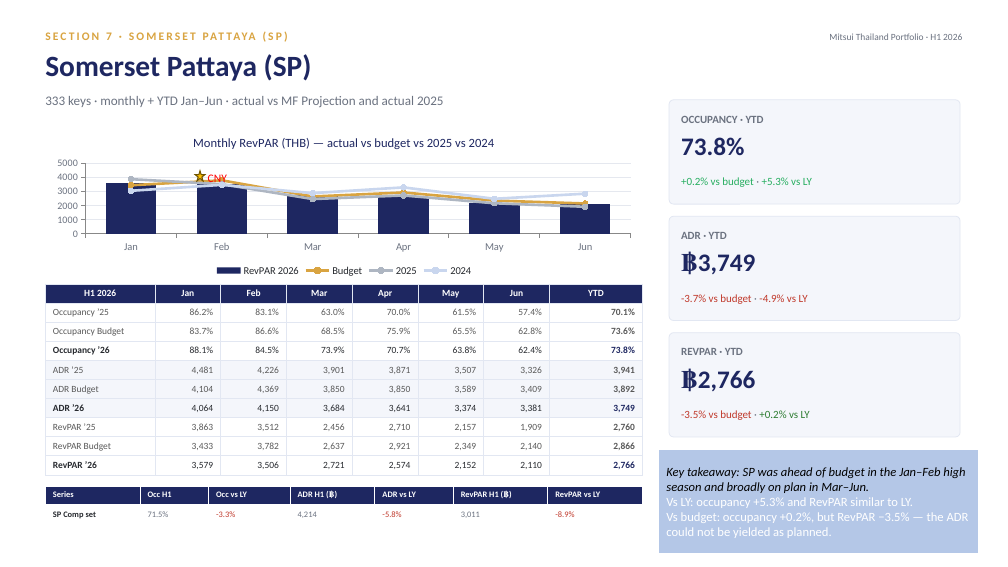
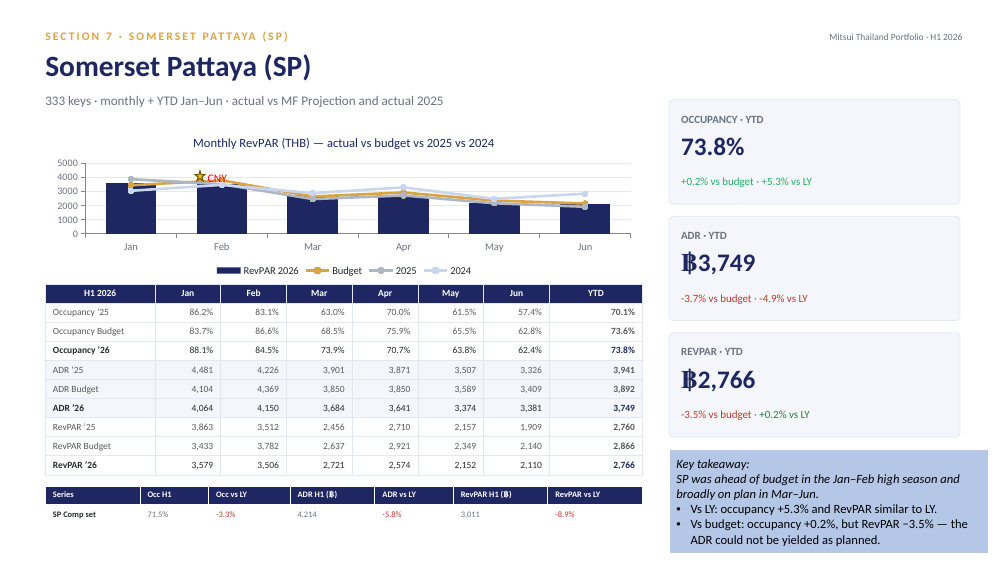
Before and after one commit to Chavin2543/mae-workspace, a slide deck: slide 31 of output/Portfolio_Performance_Report_H1-2026.pptx. Drawn at 1008x567 pixels with LibreOffice and Linux fonts; fonts in the diff are those of the drawing. Boxes give left, top, right and bottom in pixels: in the first picture for what was removed or moved away, otherwise in the second. Text is boxed around its words. In the diff, an @@ line names an element or a change of style, - is before the commit and + after.

```diff
--- a/output/Portfolio_Performance_Report_H1-2026.pptx
+++ b/output/Portfolio_Performance_Report_H1-2026.pptx
@@ rectangle "Key takeaway:" moved from (x1=659, y1=449, x2=979, y2=554) to (x1=669, y1=449, x2=989, y2=554) @@
@@ text in rectangle at (x1=676, y1=459, x2=959, y2=500): text changed @@
-Key takeaway: SP was ahead of budget in the Jan–Feb high season and broadly on plan in Mar–Jun.
+Key takeaway:
+SP was ahead of budget in the Jan–Feb high season and broadly on plan in Mar–Jun.
@@ text in rectangle at (x1=691, y1=504, x2=968, y2=546): text colour #FFFFFF to #000000 in "Vs LY: occupancy +5.3% and RevPAR similar ...", "Vs budget: occupancy +0.2%, but RevPAR −3.5% ..."; bullet none to • @@
```
Also in this commit, not shown: 22 other slides changed.
